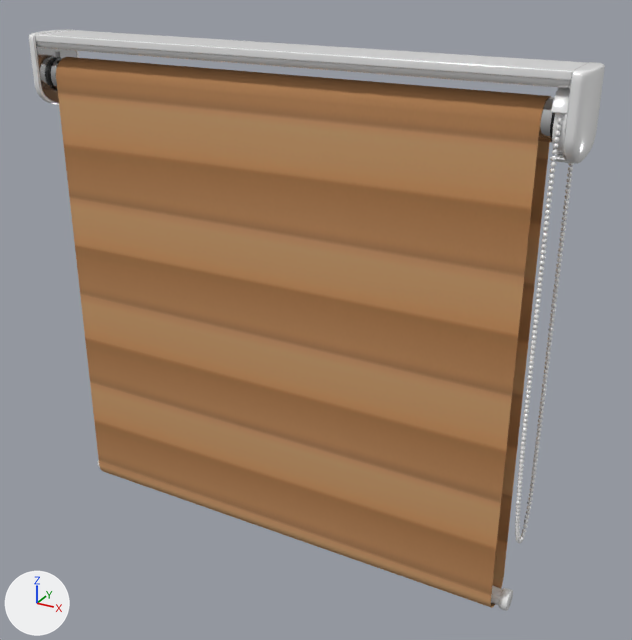
Before and after pictures for a commit that changed the glTF model models/products/Doppelrollo Classic.glb.
Both versions are drawn from a 50 mm camera at (0.982, -1.605, 0.809) aimed at (0.08, 0.035, -0.011). Every picture has the same lights, and +X, +Y and +Z are marked at lower left. Where no turn or scale is listed for an object, it has been applied to the vertices. Vertices at the same position are counted once.
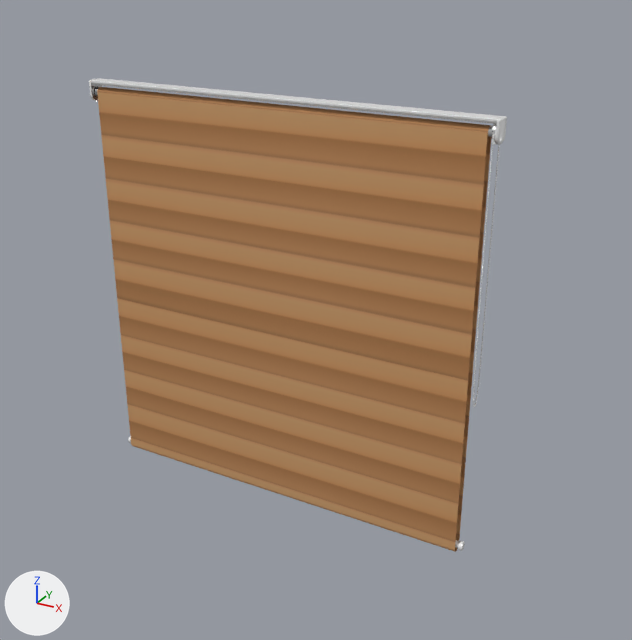
Where the newer file only moved an object's origin or applied its transform, the numbers keep the older frame.

Edits to the bpy script that builds the scene:
```text
Change me_cylinder_008:
    used by ob_stoff_001; location = (0.0, 0.0, -0.065); rotation_euler = (1.571, 0.0, -1.571), in degrees (90, 0, -90)
    remove me_cylinder_008.from_pydata(...)  # 276 vertices, 552 faces; spans x -0.048..0.048, y -0.545..0.61, z -0.576..0.576
    add me_cylinder_008.from_pydata(...)  # 276 vertices, 552 faces; spans x -0.048..0.048, y -2.727..0.61, z -0.576..0.576
    me_cylinder_008 part 1: all 204 vertices in x -0.048..0.048, y -0.545..-0.499, z -0.575..0.575 are moved by (0.0, -2.183, 0.0)
    me_cylinder_008 part 2: texture (UV) coordinates of 552 of 552 faces, centred in x -0.048..0.048, y -0.545..0.61, z -0.576..0.576, changed; they spanned u 0.03..0.97, v 0.05..0.84 and now span u 0.01..0.99, v -0.42..1.31
Change me_sphere_002:
    used by ob_sphere_001; location = (0.625, 0.0, 0.284); rotation_euler = (-1.571, 1.571, 0.0), in degrees (-90, 90, 0); scale = (0.0413, 0.0127, 0.0127)
    remove me_sphere_002.from_pydata(...)  # 6290 vertices, 11840 faces; spans x -6.5..17.1, y 0.3..1.4, z -6.1..6.0
    add me_sphere_002.from_pydata(...)  # 6857 vertices, 12192 faces; spans x -6.5..42.9, y 0.3..1.4, z -6.1..6.0
    me_sphere_002 part 3: 69 loose pieces with 2346 vertices, spanning x -6.4..17.1, y 0.3..1.4, z -5.9..6.0, are deleted
    me_sphere_002 part 4: 190 vertices moved within x -6.2..13.3, y 0.5..1.3, z -6.0..6.0; 3002 vertices removed from x -6.5..15.0, y 0.4..1.4, z -6.1..6.0; 6123 vertices added at x -6.2..42.9, y 0.3..1.4, z -6.1..6.0
Change me_cylinder_016:
    where me_cylinder_016.from_pydata(...)  # 480 vertices, 956 faces; spans x -1.0..1.0, y -1.0..1.0, z -15.3..15.3
    used by ob_rolle_001; location = (0.0, 0.0, 0.503); rotation_euler = (0.0, 1.571, 0.0), in degrees (0, 90, 0); scale = (0.0395, 0.0395, 0.0395)
    me_cylinder_016 part 5: all 224 vertices in x -1.0..1.0, y -1.0..1.0, z 15.0..15.3 are moved by (0.0, 0.0, 26.6)
    me_cylinder_016 part 6: all 224 vertices in x -1.0..1.0, y -1.0..1.0, z -15.3..-15.0 are moved by (0.0, 0.0, -26.6)
Change me_cube_002:
    where me_cube_002.from_pydata(...)  # 234 vertices, 464 faces; spans x -0.614..0.614, y -0.065..0.065, z -0.024..0.006
    me_cube_002 part 7: the whole mesh is scaled about its middle by (0.797, 0.294, 0.294), then moved by (-0.012, 0.0, -0.09)
Change ob_cylinder_004:
    ob_cylinder_004.location: (0.597, 0.0, -0.589) -> (0.482, 0.0, -0.482)
    ob_cylinder_004.scale: (0.155, 0.155, 0.155) -> (0.0691, 0.0691, 0.0691)
Change ob_cylinder_003:
    ob_cylinder_003.location: (0.0, 0.0, -0.589) -> (-0.004, 0.0, -0.482)
    ob_cylinder_003.scale: (0.0194, 0.0194, 0.588) -> (0.00863, 0.00863, 0.485)
Change ob_stoff_001:
    ob_stoff_001.location: (0.0, 0.0, -0.065) -> (-0.004, 0.0, 0.303)
    ob_stoff_001.scale: (1.0, 1.0, 1.0) -> (0.294, 0.294, 0.827)
Change ob_cylinder:
    ob_cylinder.location: (0.613, 0.0, 0.502) -> (0.485, 0.0, 0.47)
    ob_cylinder.scale: (0.0683, 0.0683, 0.0683) -> (0.0201, 0.0201, 0.0201)
Change ob_cylinder_006:
    ob_cylinder_006.location: (0.614, 0.0, 0.502) -> (0.486, 0.0, 0.47)
    ob_cylinder_006.scale: (0.0708, 0.0708, 0.0708) -> (0.0209, 0.0209, 0.0209)
Change ob_cylinder_005:
    ob_cylinder_005.location: (0.613, 0.0, 0.502) -> (0.485, 0.0, 0.47)
    ob_cylinder_005.scale: (0.0708, 0.0708, 0.0708) -> (0.0209, 0.0209, 0.0209)
Change ob_sphere_001:
    ob_sphere_001.location: (0.625, 0.0, 0.284) -> (0.489, 0.0, 0.406)
    ob_sphere_001.scale: (0.0413, 0.0127, 0.0127) -> (0.0122, 0.00373, 0.00373)
Change ob_rolle_001:
    ob_rolle_001.location: (0.0, 0.0, 0.503) -> (-0.004, 0.0, 0.471)
    ob_rolle_001.scale: (0.0395, 0.0395, 0.0395) -> (0.0116, 0.0116, 0.0116)
Change ob_cube_006:
    ob_cube_006.location: (0.637, 0.0, 0.532) -> (0.492, 0.0, 0.479)
    ob_cube_006.scale: (0.00972, 0.0701, 0.0701) -> (0.00286, 0.0206, 0.0206)
Change ob_cube_001:
    ob_cube_001.location: (-0.613, 0.0, 0.532) -> (-0.492, 0.0, 0.479)
    ob_cube_001.scale: (0.00972, 0.0701, 0.0701) -> (0.00286, 0.0206, 0.0206)
Change ob_cube_002:
    ob_cube_002.location: (-0.6, 0.0, 0.532) -> (-0.488, 0.0, 0.479)
    ob_cube_002.scale: (0.304, 0.327, 0.304) -> (0.0894, 0.0962, 0.0894)
```

Changed parts and their boxes (x1, y1, x2, y2) in the pictures (632 x 640 px; the box of a moved part takes in the faces that stretch with it):
'Stoff.001', reshaped, surface changed, moved, rescaled (20% narrower, 16% shorter)
    before: (56, 57, 551, 608)
    after: (97, 87, 491, 552)
'Trägerprofil.001', mesh rescaled (26% narrower, 22% shorter)
    before: (35, 30, 588, 88)
    after: (91, 79, 502, 124)
'Sphere.001', reshaped, moved, rescaled
    before: (515, 113, 574, 543)
    after: (473, 132, 500, 407)
'Cube.006', moved, rescaled (69% narrower, 71% shorter)
    before: (564, 62, 605, 164)
    after: (495, 116, 507, 145)
'Cube.002', moved, rescaled
    before: (35, 37, 77, 102)
    after: (91, 83, 103, 100)
'Rolle.001', reshaped, moved, rescaled (21% narrower, 39% shorter)
    before: (48, 57, 555, 143)
    after: (94, 87, 493, 139)
'Cube.001', moved, rescaled (71% narrower, 69% shorter)
    before: (29, 29, 79, 105)
    after: (89, 78, 103, 101)
'Cylinder.005', moved, rescaled
    before: (550, 87, 570, 163)
    after: (492, 124, 496, 144)
'Cylinder.004', moved, rescaled
    before: (499, 588, 513, 611)
    after: (458, 541, 465, 551)
'Cylinder.006', moved, rescaled
    before: (552, 113, 566, 156)
    after: (492, 131, 495, 142)
'Cylinder.003', moved, rescaled
    before: (491, 585, 503, 606)
    after: (455, 540, 460, 548)
'Cylinder', moved, rescaled (not visible afterwards)
    before: (562, 114, 567, 159)
part 1 of me_cylinder_008, moved or reshaped
    before: (56, 77, 550, 608)
    after: (97, 93, 491, 552)
part 2 of me_cylinder_008, surface changed
    before: (56, 57, 551, 123)
    after: (97, 87, 491, 133)
part 3 of me_sphere_002, deleted
    before: (515, 124, 574, 543)
part 4 of me_sphere_002, moved or reshaped
    before: (517, 113, 573, 497)
    after: (473, 132, 500, 407)
part 5 of me_cylinder_016, moved or reshaped
    before: (538, 97, 555, 143)
    after: (487, 126, 493, 139)
part 6 of me_cylinder_016, moved or reshaped
    before: (48, 57, 64, 91)
    after: (94, 87, 99, 97)
